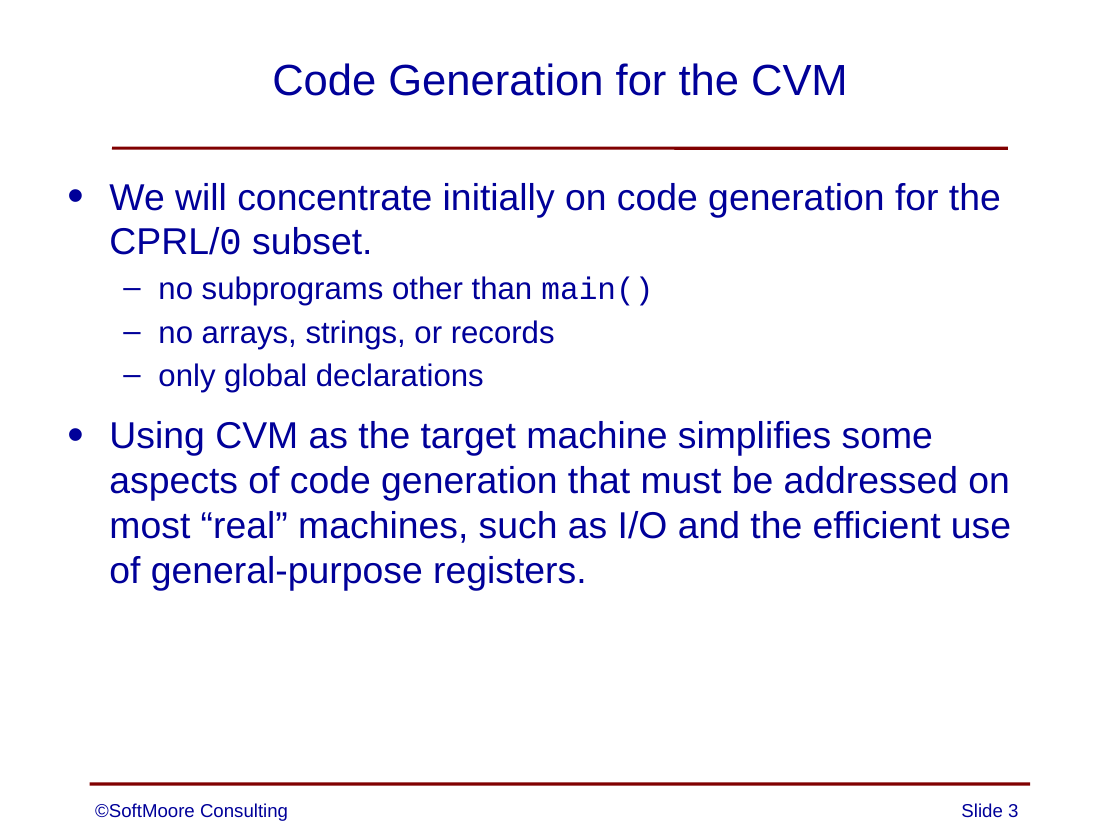
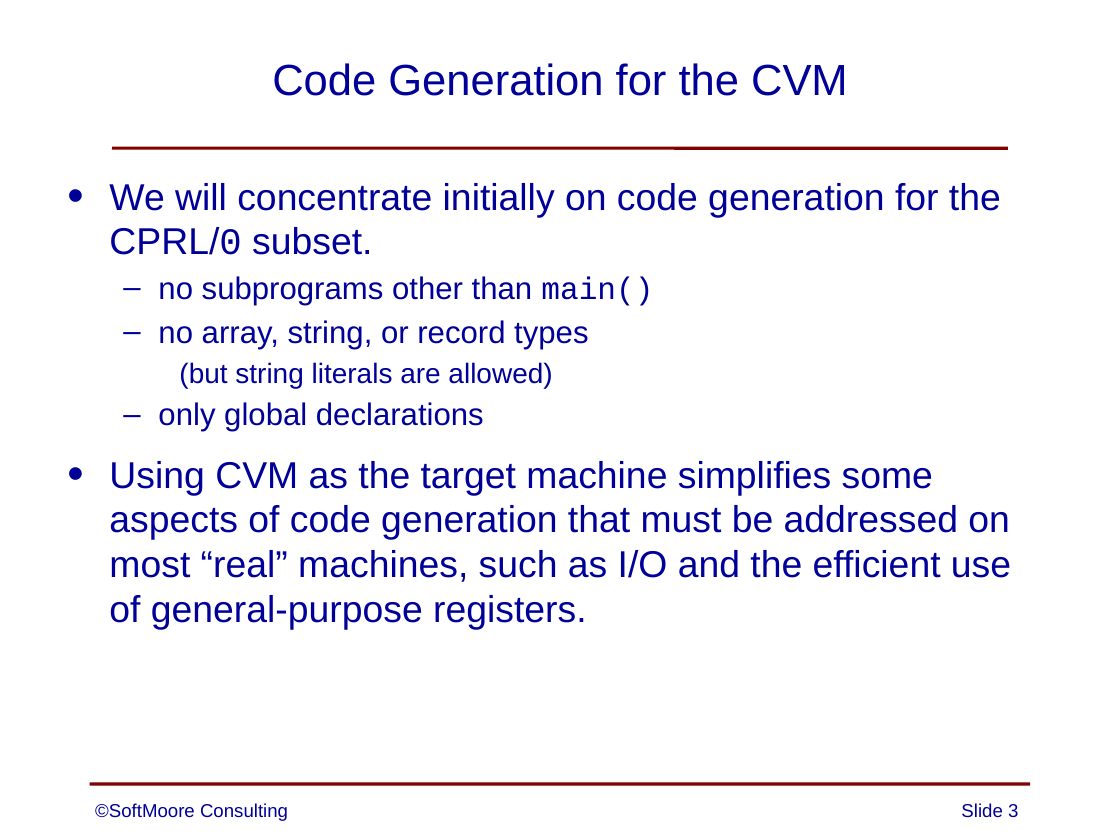
Before and after one commit to SoftMoore/CPRL-Kt-2nd, a slide deck: slide 3 of PowerPoints/11 - Code Generation.pptx. Drawn at 1120x840 pixels with LibreOffice and Linux fonts; fonts in the diff are those of the drawing. Boxes give left, top, right and bottom in pixels: in the first picture for what was removed or moved away, otherwise in the second. Text is boxed around its words. In the diff, an @@ line names an element or a change of style, - is before the commit and + after.

```diff
--- a/PowerPoints/11 - Code Generation.pptx
+++ b/PowerPoints/11 - Code Generation.pptx
@@ text at <box>158,320,588,388</box>: text changed; size 20 to 18 pt @@
-  – no arrays, strings, or records
+  – no array, string, or record types
+    (but string literals are allowed)
```
Also in this commit, not shown: 4 other slides changed, 2 other files.
